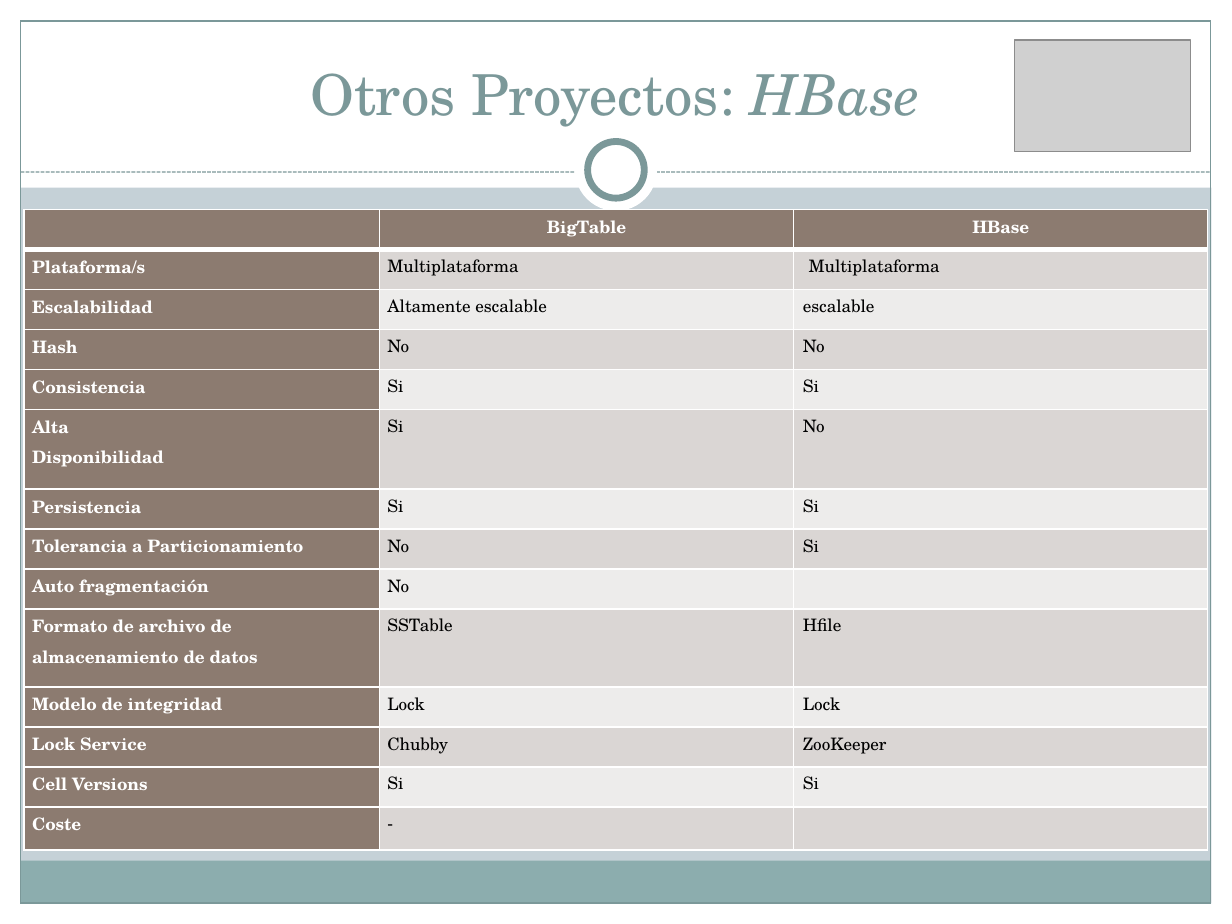
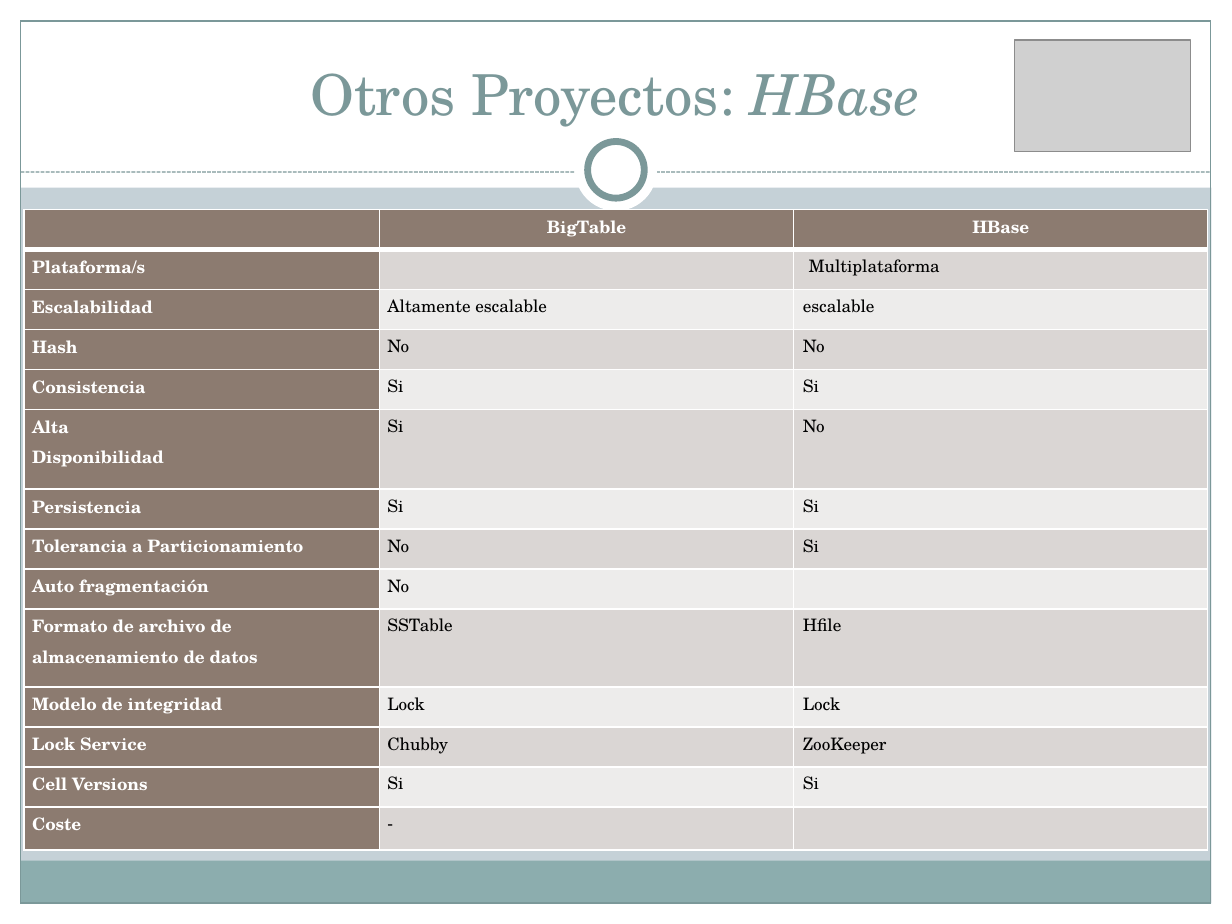
Before and after one commit to Transistores-de-silicio/Trabajo-MABD, a slide deck: slide 21 of BigTable.pptx. Drawn at 1232x924 pixels with LibreOffice and Linux fonts; fonts in the diff are those of the drawing; grey boxes stand for pictures. Boxes give left, top, right and bottom in pixels: in the first picture for what was removed or moved away, otherwise in the second. Text is boxed around its words. In the diff, an @@ line names an element or a change of style, - is before the commit and + after.

```diff
--- a/BigTable.pptx
+++ b/BigTable.pptx
@@ table at [25,209,1207,850] @@
-row 2, column 2: Multiplataforma
+row 2, column 2: 
```
Also in this commit, not shown: 1 other slide changed.
